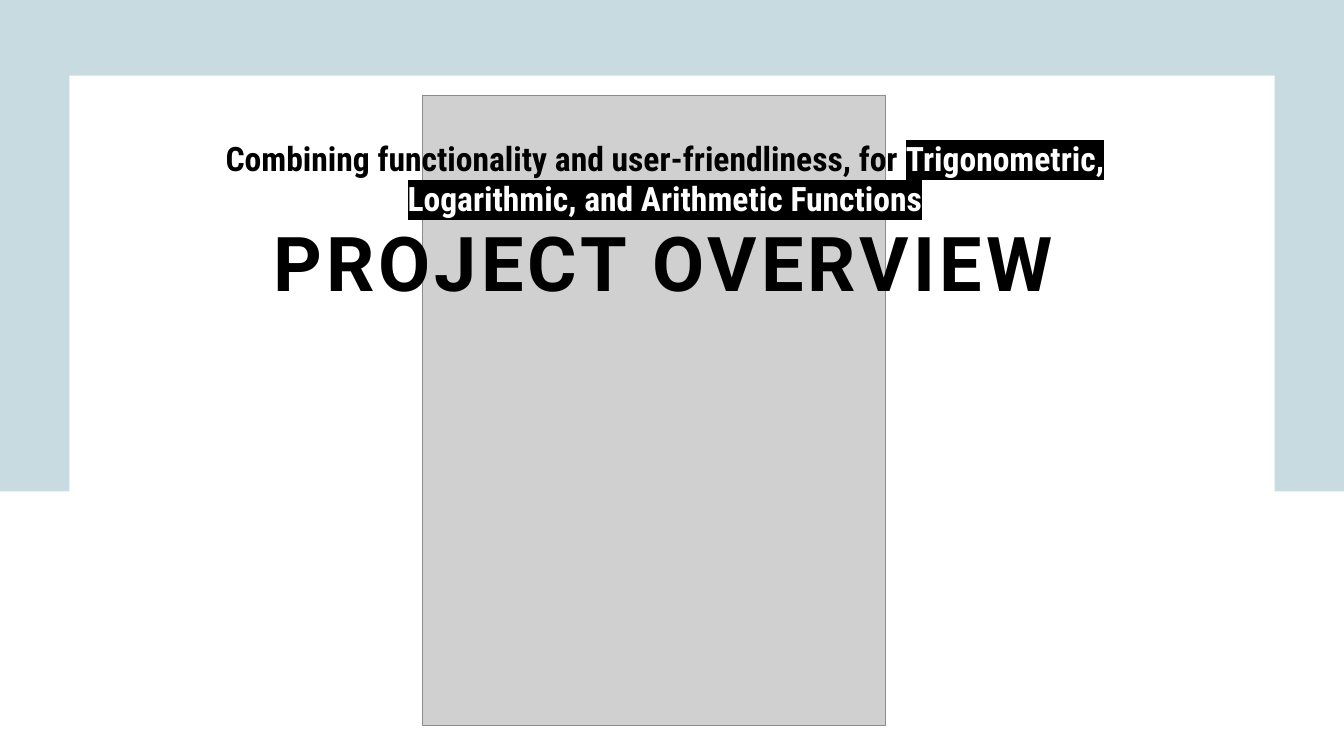
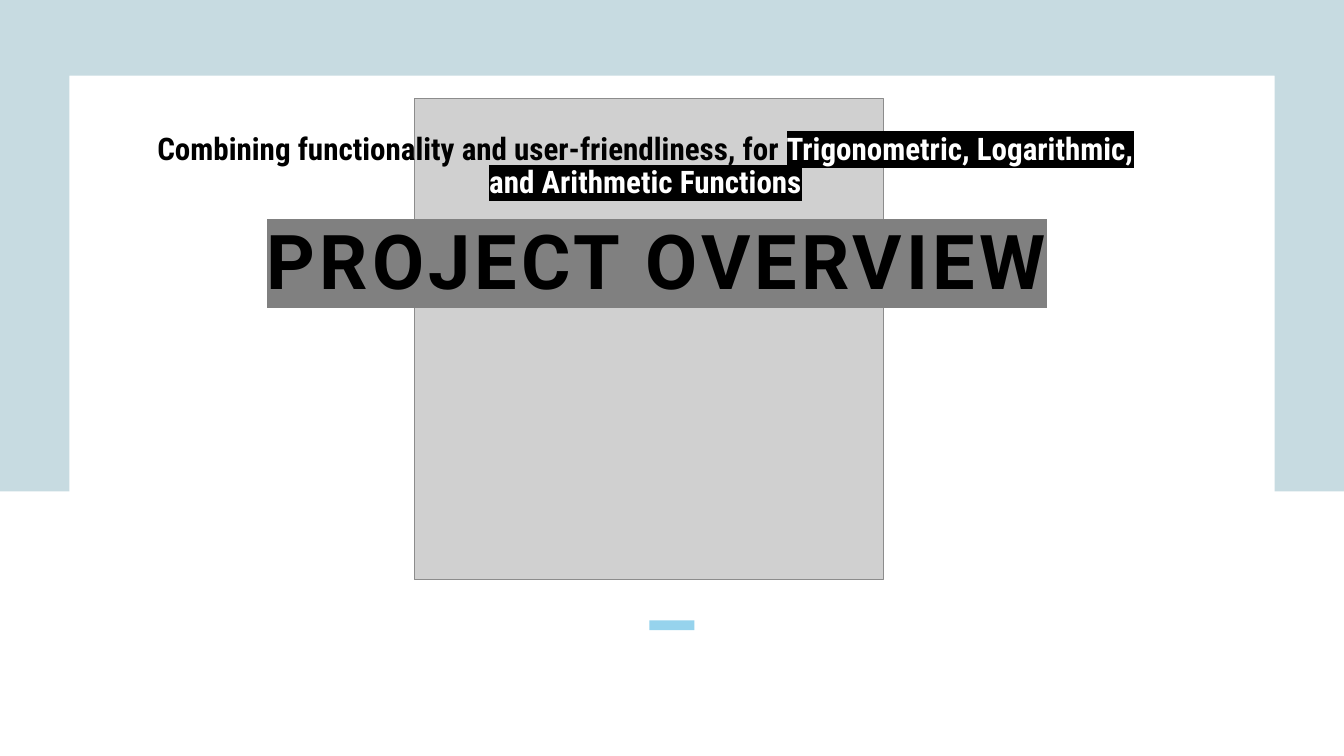
Before and after one commit to aishks14/scientific-calc-project-2, a slide deck: slide 4 of scientific-calculator-project-2.pptx. Drawn at 1344x756 pixels with LibreOffice and Linux fonts; fonts in the diff are those of the drawing; grey boxes stand for pictures. Boxes give left, top, right and bottom in pixels: in the first picture for what was removed or moved away, otherwise in the second. Text is boxed around its words. In the diff, an @@ line names an element or a change of style, - is before the commit and + after.

```diff
--- a/scientific-calculator-project-2.pptx
+++ b/scientific-calculator-project-2.pptx
@@ picture: place and size @@
-picture at bbox=[422, 95, 885, 725]
+picture at bbox=[414, 99, 883, 580]
@@ subtitle "Combining functionality and user-friendliness, for ...": place and size @@
-subtitle "Combining functionality and user-friendliness, for ..." at bbox=[226, 140, 1104, 218]
+subtitle "Combining functionality and user-friendliness, for ..." at bbox=[157, 132, 1133, 194]
@@ subtitle "Combining functionality and user-friendliness, for ..." at bbox=[157, 132, 1133, 194]: size 24 to 22.2 pt; line spacing 1 to 0.9 @@
@@ title "PROJECT OVERVIEW": place and size @@
-title "PROJECT OVERVIEW" at bbox=[273, 222, 1052, 309]
+title "PROJECT OVERVIEW" at bbox=[267, 234, 1046, 290]
@@ title "PROJECT OVERVIEW" at bbox=[267, 234, 1046, 290]: highlight none to #808080 @@
@@ rectangle added at bbox=[649, 621, 695, 631], fill #96D3ED @@
```
Also in this commit, not shown: 5 other slides changed, 6 slides added, 6 slides removed.
